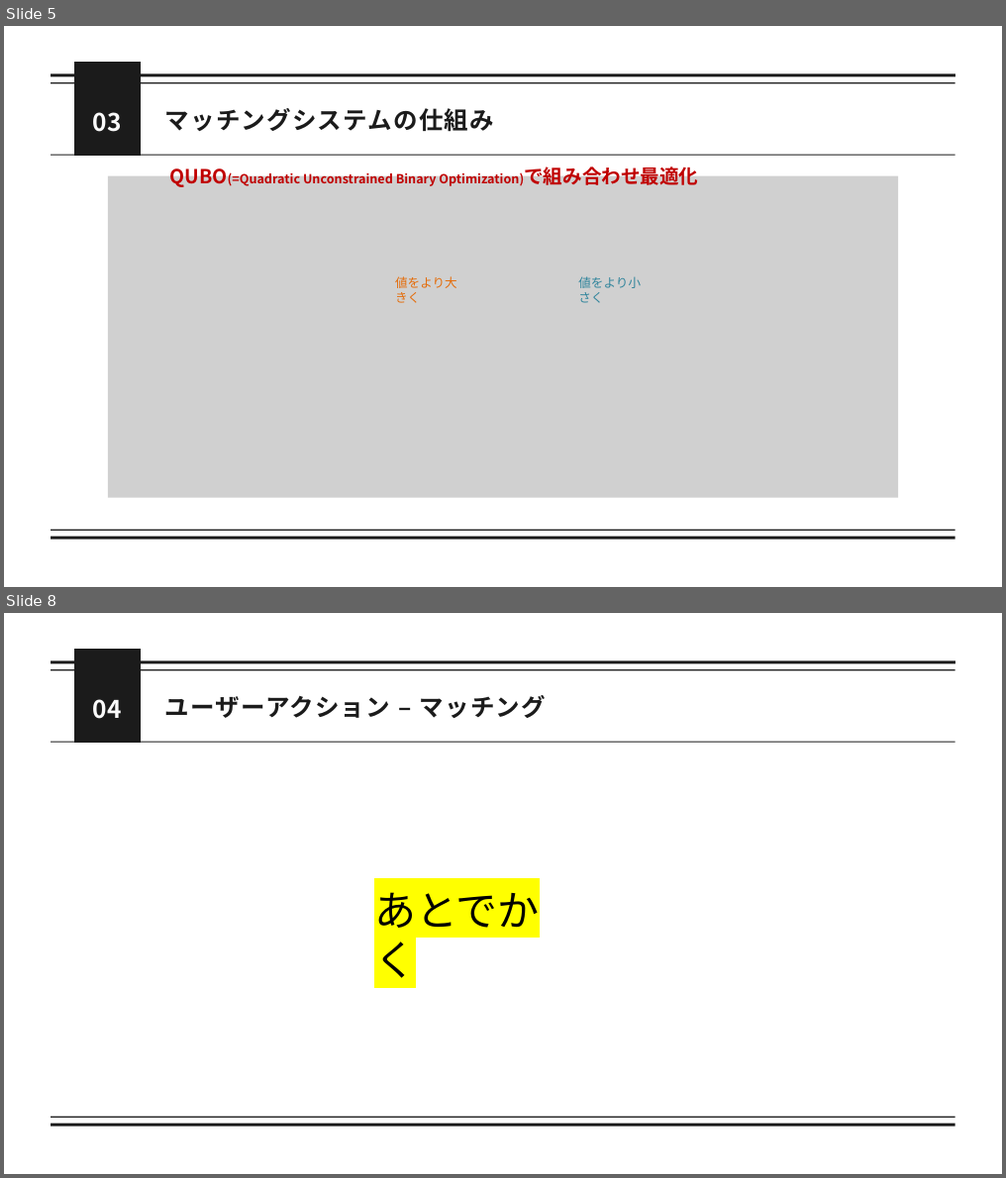
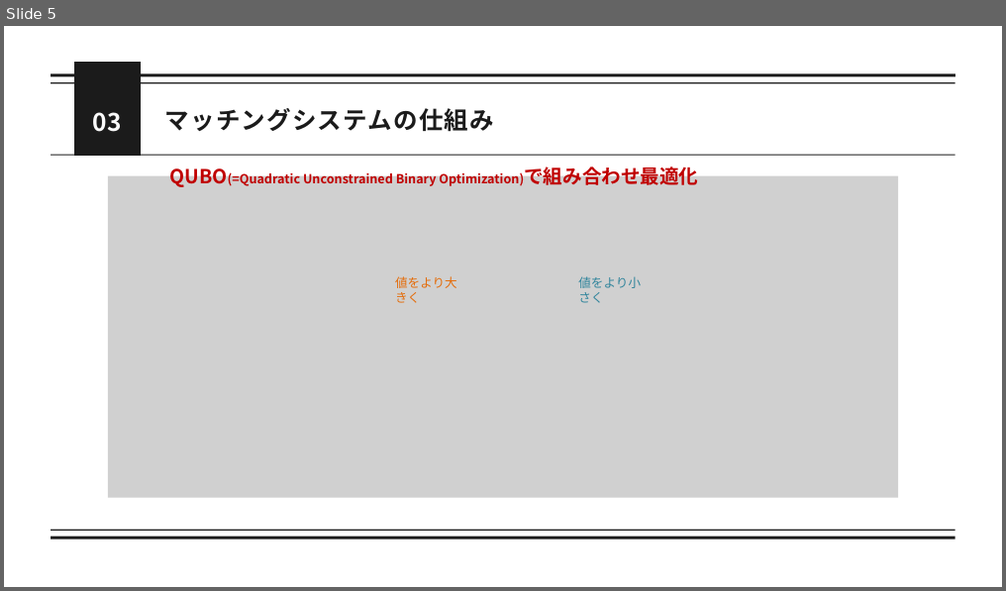
Before and after one commit to momok47/kokoronia, a slide deck: docs/ミーティング/発表資料/25_0725_進捗.pptx. Shown one above the other, each under a label of ours: slides 5 and 8 before the commit, slide 5 after it; the slides between them are not shown. The pictures are 1006x1178 and 1006x591 pixels, drawn with LibreOffice and Linux fonts; fonts in the diff are those of the drawing; grey boxes stand for pictures. Boxes give left, top, right and bottom in pixels: in the first picture for what was removed or moved away, otherwise in the second. Text is boxed around its words. In the diff, an @@ line names an element or a change of style, - is before the commit and + after.

```diff
--- a/docs/ミーティング/発表資料/25_0725_進捗.pptx
+++ b/docs/ミーティング/発表資料/25_0725_進捗.pptx
@@ slide 8 removed at (4, 613, 1002, 1174), background #FFFFFF @@
@@ line removed from (51, 670) to (955, 670) @@
@@ line removed from (51, 663) to (955, 663) @@
@@ freeform shape removed at (74, 649, 141, 743) @@
@@ text removed at (93, 699, 122, 719) @@
-04
@@ text removed at (165, 695, 546, 718) @@
-ユーザーアクション – マッチング
@@ line removed from (51, 742) to (955, 742) @@
@@ text removed at (374, 892, 540, 978) @@
-あとでかく
@@ line removed from (51, 1117) to (955, 1117) @@
@@ line removed from (51, 1125) to (955, 1125) @@
```
Also in this commit, not shown: 2 other slides removed, 11 other files.
